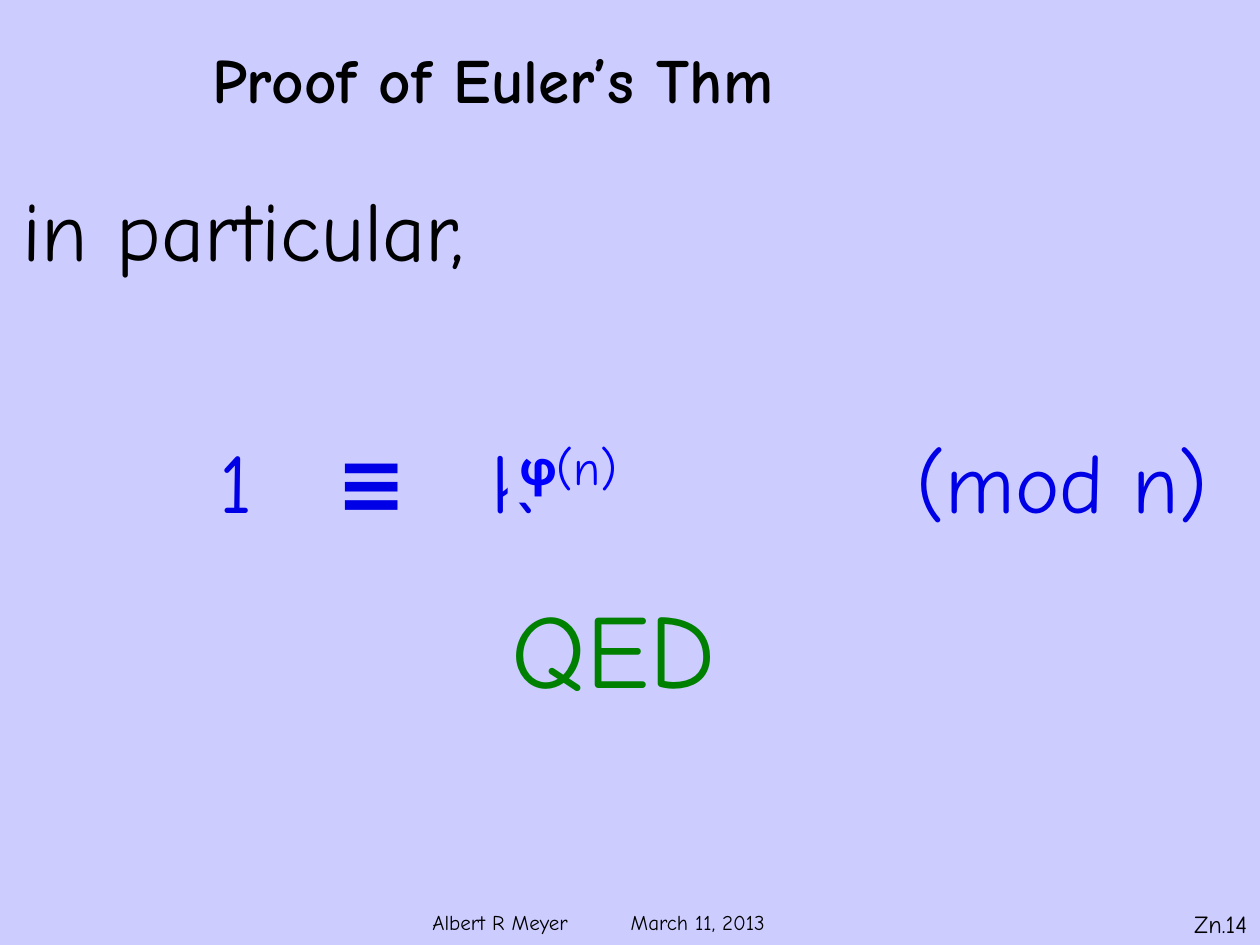
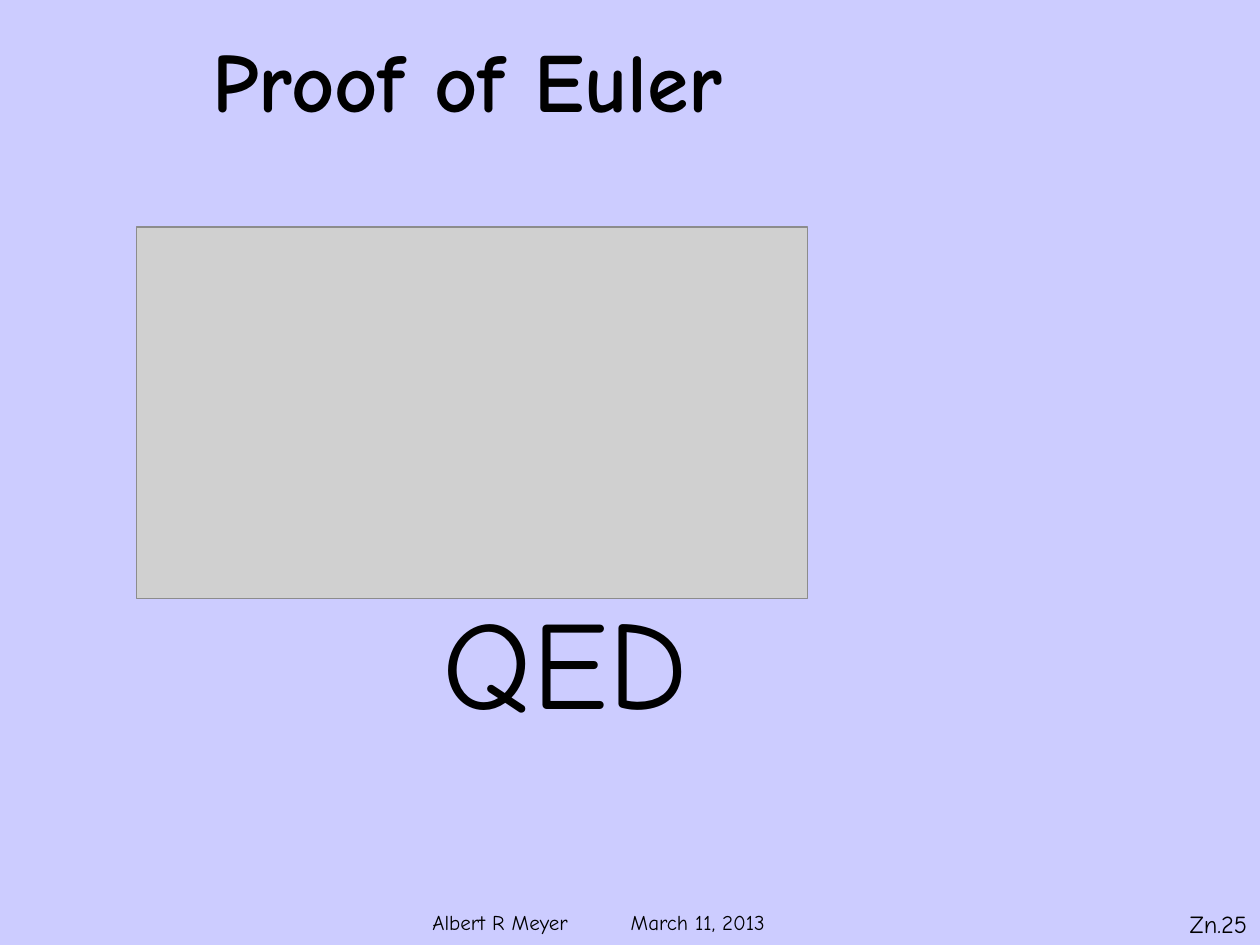
Before and after one commit to armeyer/mcs_web, a slide deck: slide 25 of spring13/slides13/Zmodn.pptx (slide 14 before the commit). Drawn at 1260x945 pixels with LibreOffice and Linux fonts; fonts in the diff are those of the drawing; grey boxes stand for pictures; background and template pictures are left out. Boxes give left, top, right and bottom in pixels: in the first picture for what was removed or moved away, otherwise in the second. Text is boxed around its words. In the diff, an @@ line names an element or a change of style, - is before the commit and + after.

```diff
--- a/spring13/slides13/Zmodn.pptx
+++ b/spring13/slides13/Zmodn.pptx
@@ title at <box>212,55,722,113</box>: text changed; size 36 to 48 pt @@
-Proof of Euler’s Thm
+Proof of Euler
@@ text removed at <box>23,204,1208,523</box> @@
-in particular,
-1 ≡ ks (mod n)
@@ picture added at <box>136,227,808,598</box> @@
@@ text removed at <box>520,446,617,497</box> @@
-φ(n)
@@ text "QED": place and size @@
-text "QED" at <box>512,617,716,691</box>
+text "QED" at <box>443,624,687,713</box>
@@ text "QED" at <box>443,624,687,713</box>: size 60 to 72 pt, text colour #008000 to #000000 @@
@@ page number at <box>1190,916,1248,933</box>: text changed @@
-Zn.14
+Zn.25
```
Also in this commit, not shown: 6 other slides changed, 19 slides added, 7 slides removed.
